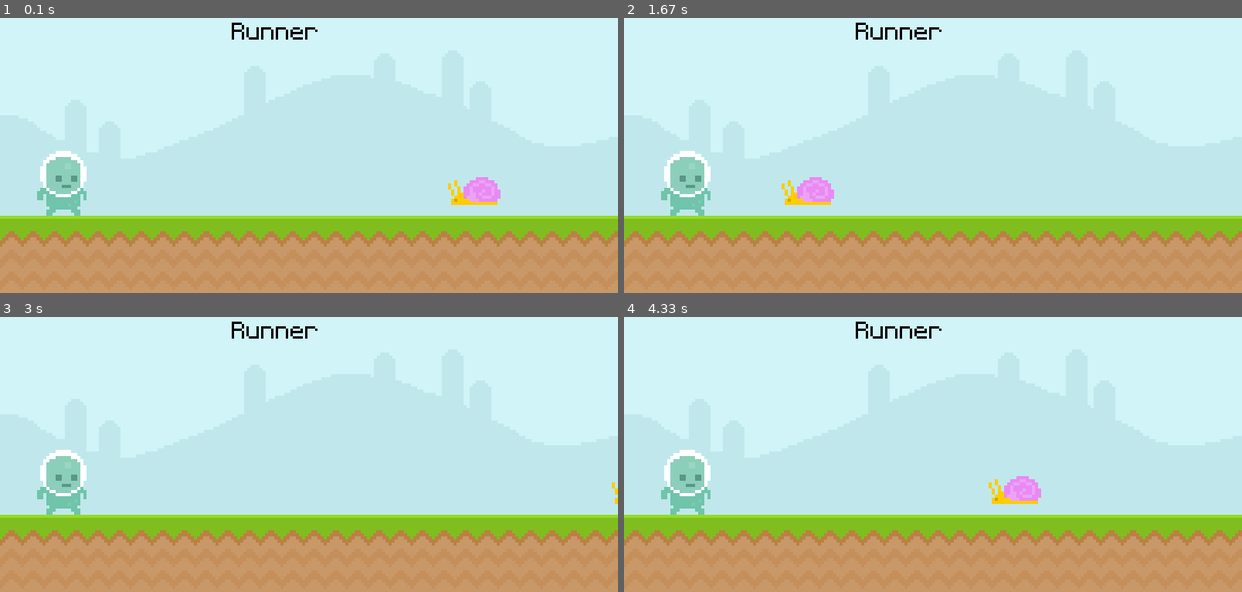
Above: before the commit, frames 1-4 (two rows, left to right).
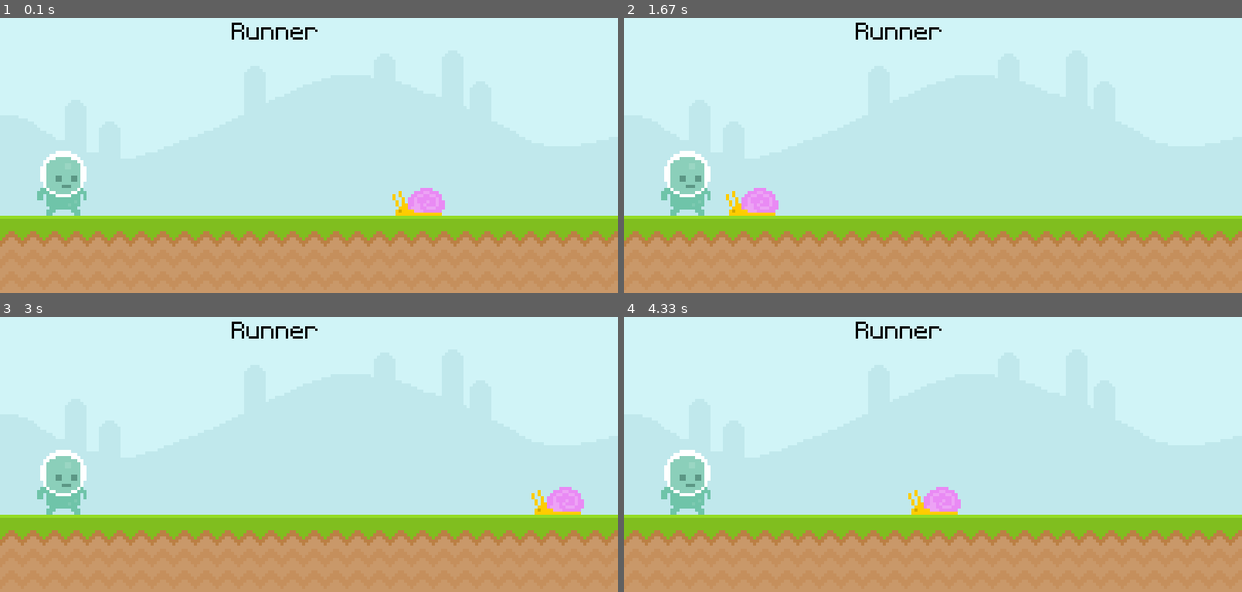
Above: after the commit, the same moments.

Repository: atrox3d/ultimate-introduction-to-pygame
Game: pygame game, started from main.py
Same seed, same stepped clock (60 frames per second), same inputs: the game is played once before the commit and once after it.
Inputs:
- Up to frame 1 (0.1 s): no input
- Up to frame 2 (1.67 s): no input
- Up to frame 3 (3 s): no input
- Up to frame 4 (4.33 s): no input

The runs differ from the first frame. In frame 1, 1.3% of the frame differs, in the area x 63-81%, y 57-72%; in frame 2, 1.3%; in frame 3, 0.7%; in frame 4, 1.3%.

Commit message:
draw player using rectangle - teacher version

Diff:
--- a/main.py
+++ b/main.py
@@ -33,7 +33,7 @@
 #
 snail_img = 'graphics/snail/snail1.png'
 snail = pygame.image.load(snail_img).convert_alpha()        # load snail and converting respecting alpha channel
-snail_x = 600
+snail_rect = snail.get_rect(bottomright=(600, 300))
 #
 player_img = 'graphics/Player/player_walk_1.png'
 player = pygame.image.load(player_img).convert_alpha()      # load player and convert respecting alpha channel
@@ -57,8 +57,11 @@
     #
     screen.blit(text, (300, 50))                            # draw text
     #
-    screen.blit(snail, (snail_x, 250))                      # draw snail
-    snail_x = snail_x < -100 and 800 or snail_x - 4         # update snail position
+    screen.blit(snail, snail_rect)                          # draw snail using rect
+    if snail_rect.right <= 0:                              # update snail position
+        snail_rect.left = 800
+    else:
+        snail_rect.left -= 4
     #
     screen.blit(player, player_rect)                        # draw player using rect
     # update everything
